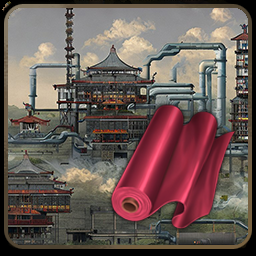
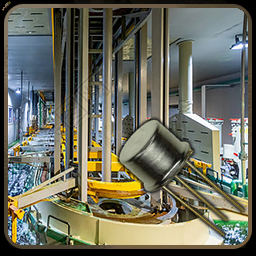
Layer changes from the first 256px x 256px image to the second:
removed layer "背景 拷贝" (2nd of 2) over box(107, 101, 238, 232)
removed layer "QQ图片20230320154353" over box(8, 8, 248, 245)
added layer "图层 2" above "1671.jpg_wh300" over box(115, 116, 248, 240)
added layer "1671.jpg_wh300" above "R-C" over box(8, 8, 248, 245)
added layer "R-C" over box(8, 8, 248, 245)
